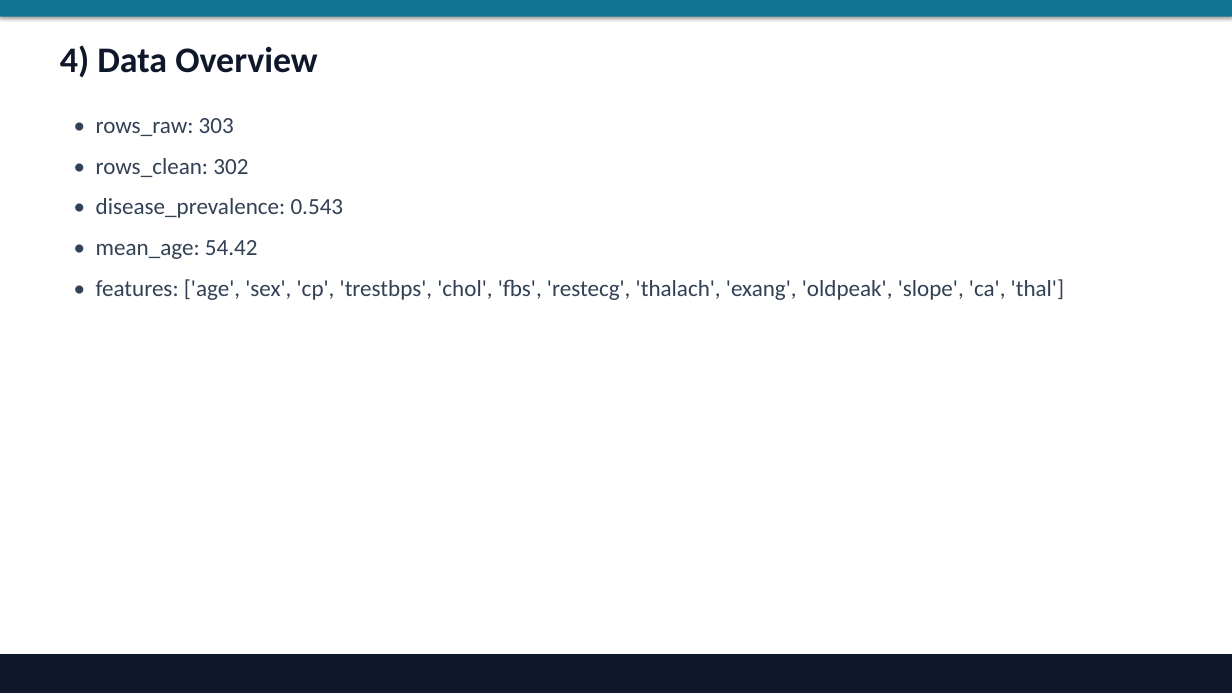
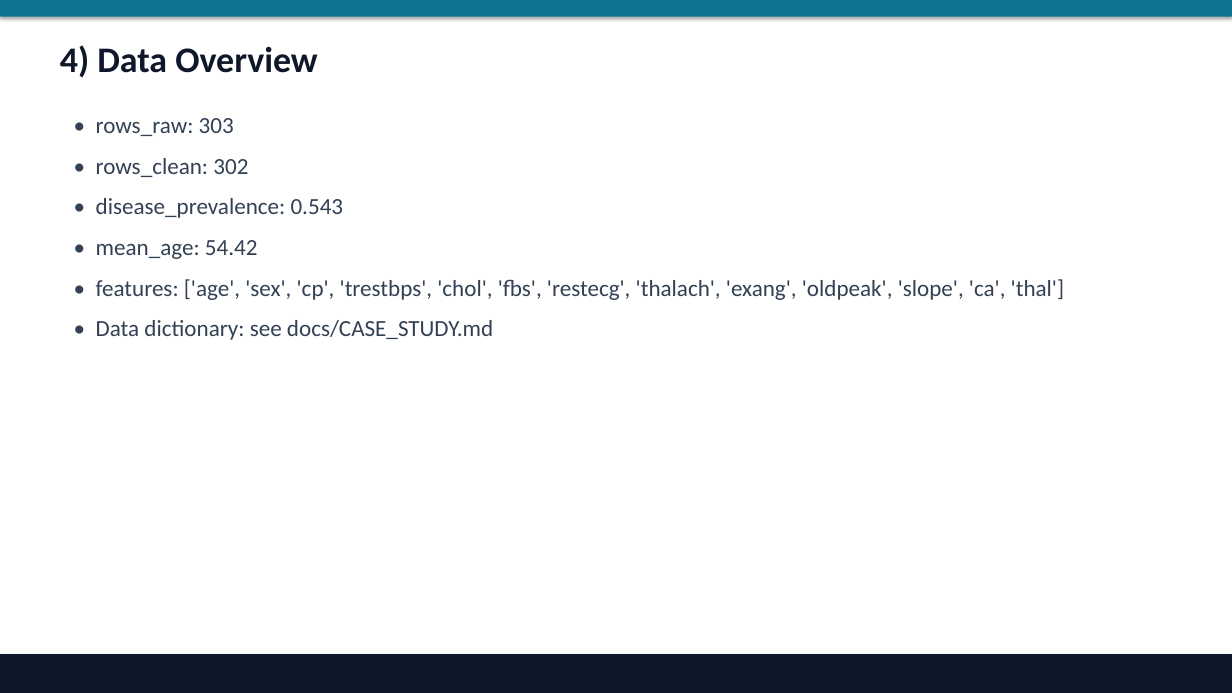
Before and after one commit to bhattchintan8540-cmd/EDA-03-pulse-of-prevention, a slide deck: slide 5 of presentations/EDA03_heart_health.pptx. Drawn at 1232x693 pixels with LibreOffice and Linux fonts; fonts in the diff are those of the drawing. Boxes give left, top, right and bottom in pixels: in the first picture for what was removed or moved away, otherwise in the second. Text is boxed around its words. In the diff, an @@ line names an element or a change of style, - is before the commit and + after.

Commit message:
Fill assignment gaps in docs, charts, and Q&A coverage.
Add case study/solution-guide deliverables, embed charts in PPT/HTML, and complete missing analysis items.

```diff
--- a/presentations/EDA03_heart_health.pptx
+++ b/presentations/EDA03_heart_health.pptx
@@ text at (96, 320, 493, 340): paragraph added @@
+• Data dictionary: see docs/CASE_STUDY.md
```
Also in this commit, not shown: 2 slides added, 13 other files.
